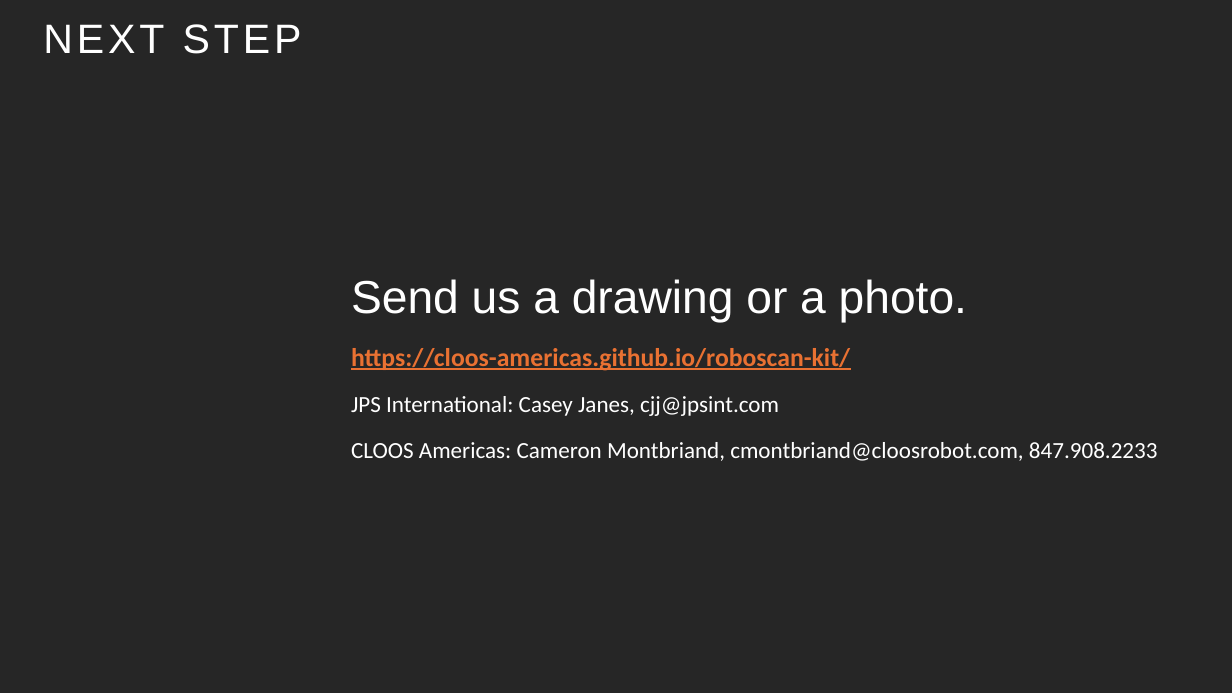
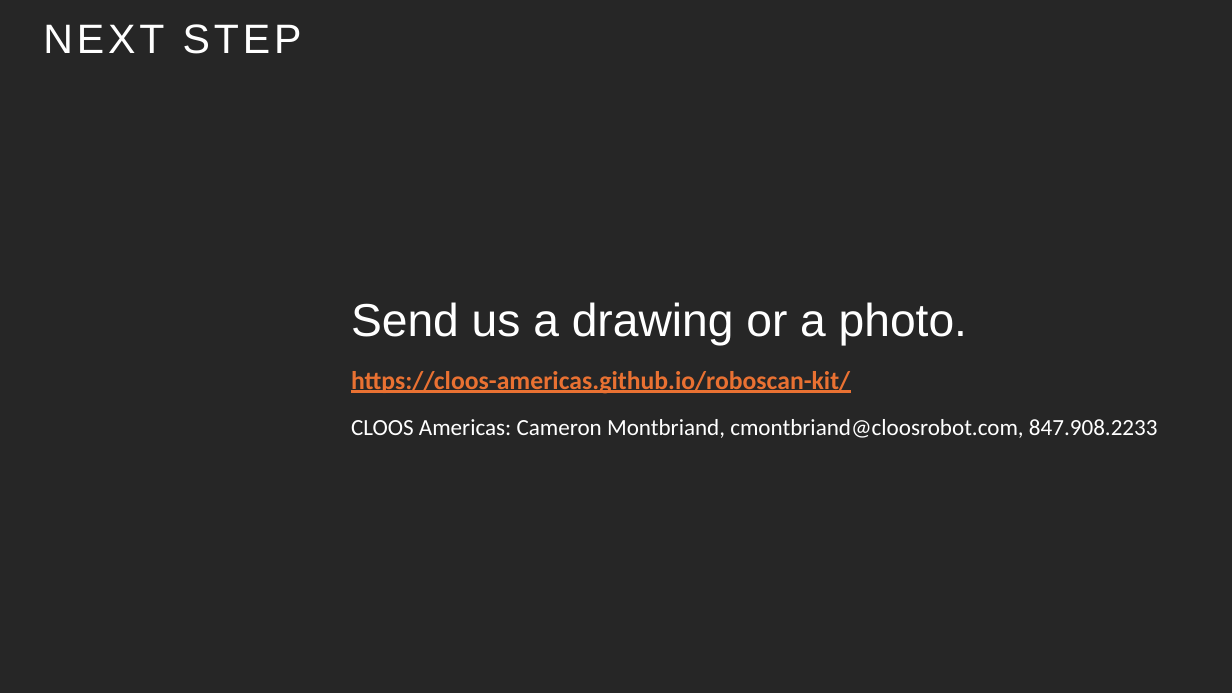
Before and after one commit to cloos-americas/roboscan-kit, a slide deck: slide 9 of CLOOS-RoboScan-Structural-Steel.pptx. Drawn at 1232x693 pixels with LibreOffice and Linux fonts; fonts in the diff are those of the drawing; background and template pictures are left out. Boxes give left, top, right and bottom in pixels: in the first picture for what was removed or moved away, otherwise in the second. Text is boxed around its words. In the diff, an @@ line names an element or a change of style, - is before the commit and + after.

```diff
--- a/CLOOS-RoboScan-Structural-Steel.pptx
+++ b/CLOOS-RoboScan-Structural-Steel.pptx
@@ text at [351, 396, 779, 416]: paragraph removed @@
-JPS International: Casey Janes, cjj@jpsint.com
```
Also in this commit, not shown: 2 other files.
